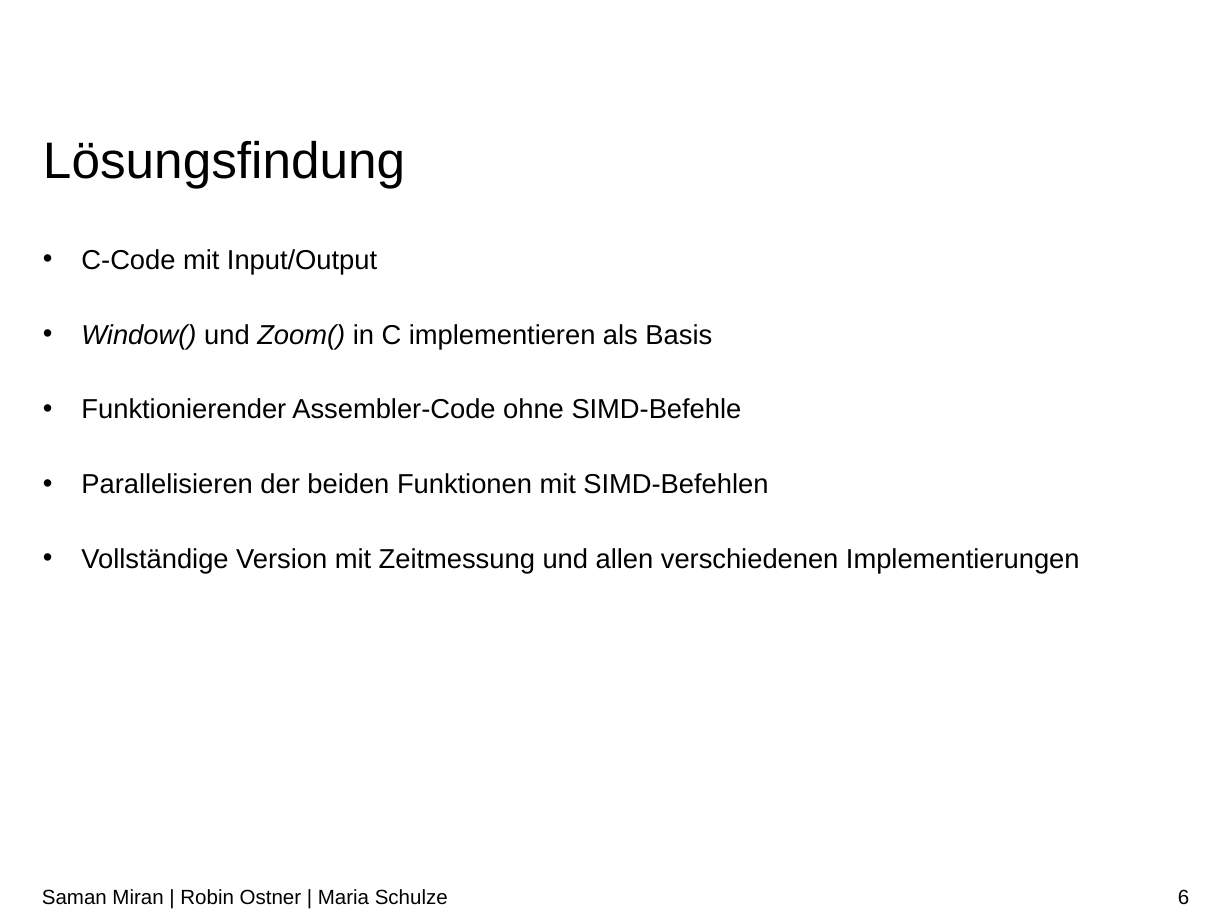
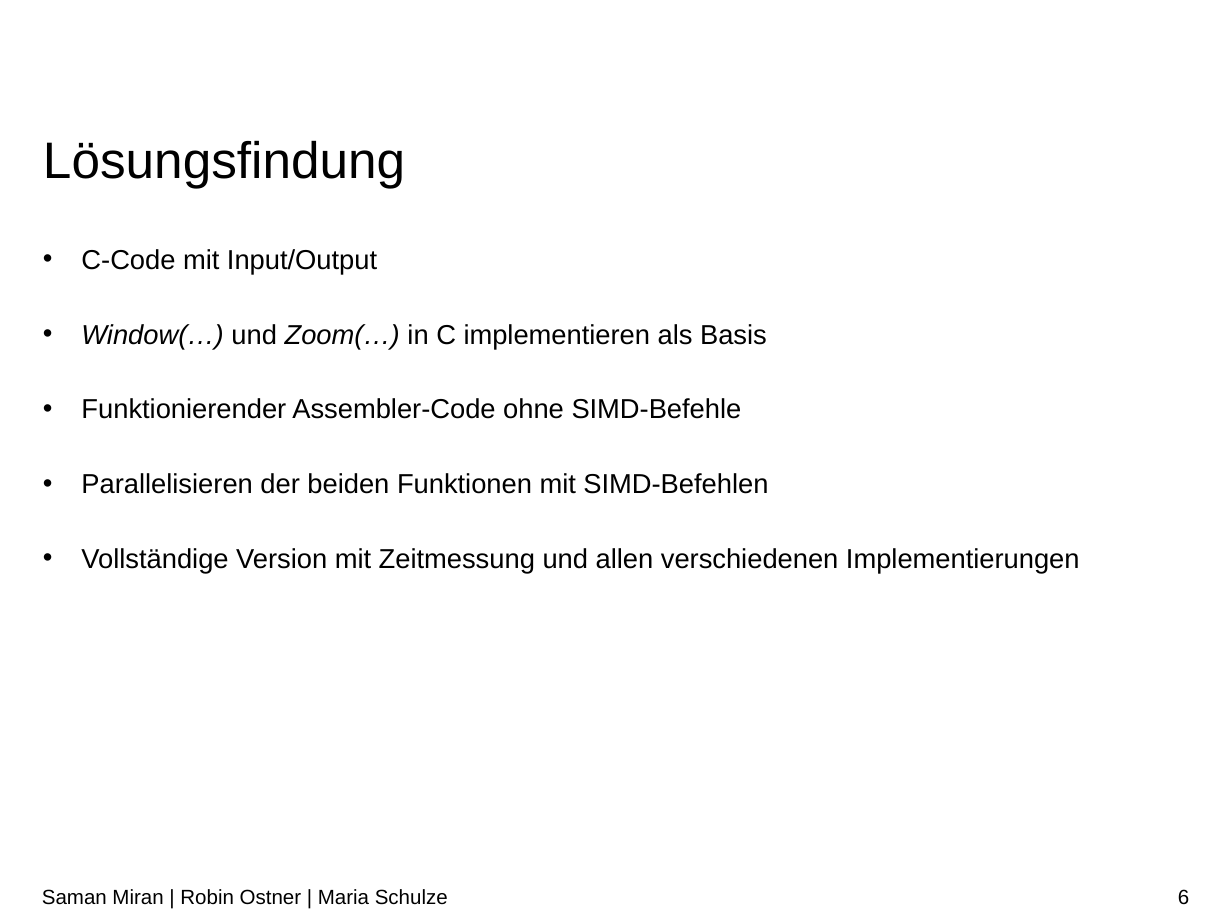
Before and after one commit to RobinOstner/bestASP, a slide deck: slide 6 of Praktikum ASP – Team 15.pptx. Drawn at 1232x924 pixels with LibreOffice and Linux fonts; fonts in the diff are those of the drawing; background and template pictures are left out. Boxes give left, top, right and bottom in pixels: in the first picture for what was removed or moved away, otherwise in the second. Text is boxed around its words. In the diff, an @@ line names an element or a change of style, - is before the commit and + after.

Commit message:
PPTX

```diff
--- a/Praktikum ASP – Team 15.pptx
+++ b/Praktikum ASP – Team 15.pptx
@@ text at (x1=81, y1=324, x2=767, y2=349): text changed @@
-• Window() und Zoom() in C implementieren als Basis
+• Window(…) und Zoom(…) in C implementieren als Basis
```
